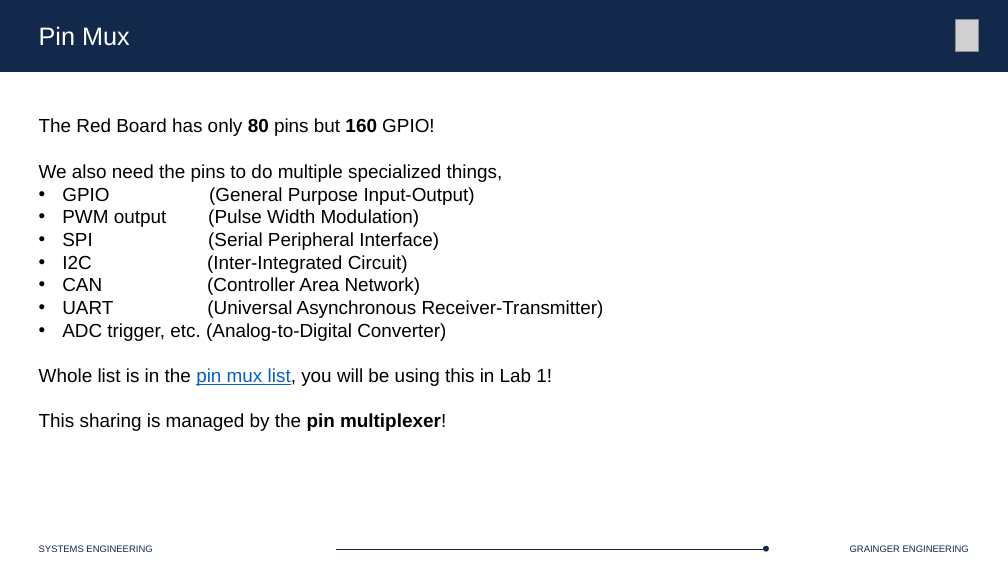
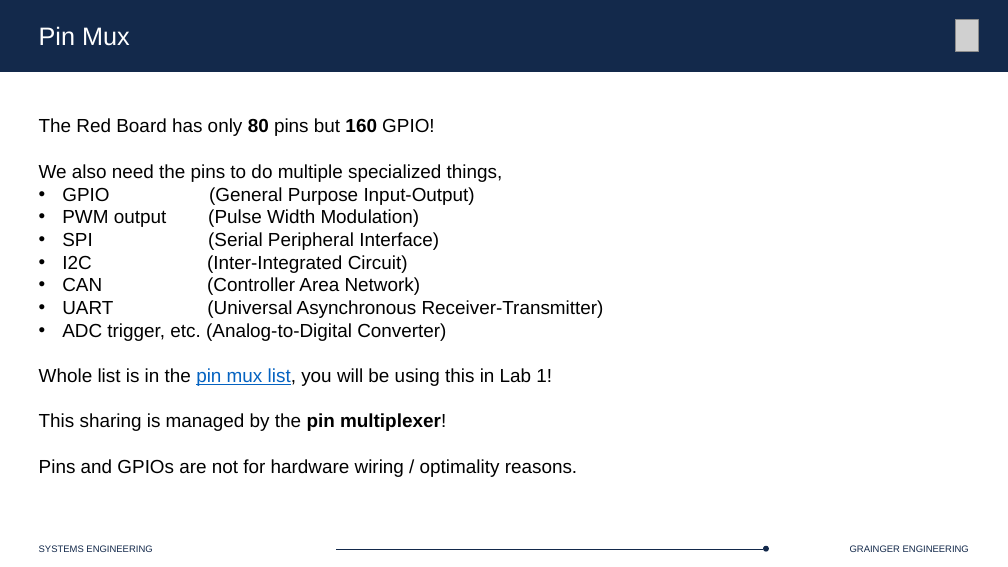
Before and after one commit to Marius-Juston/SE-423---Class-Material, a slide deck: slide 19 of Lectures/Slides/L3.pptx. Drawn at 1008x567 pixels with LibreOffice and Linux fonts; fonts in the diff are those of the drawing; grey boxes stand for pictures. Boxes give left, top, right and bottom in pixels: in the first picture for what was removed or moved away, otherwise in the second. Text is boxed around its words. In the diff, an @@ line names an element or a change of style, - is before the commit and + after.

Commit message:
minor update

```diff
--- a/Lectures/Slides/L3.pptx
+++ b/Lectures/Slides/L3.pptx
@@ text at (39,459,577,477): paragraph added @@
+Pins and GPIOs are not for hardware wiring / optimality reasons.
```
